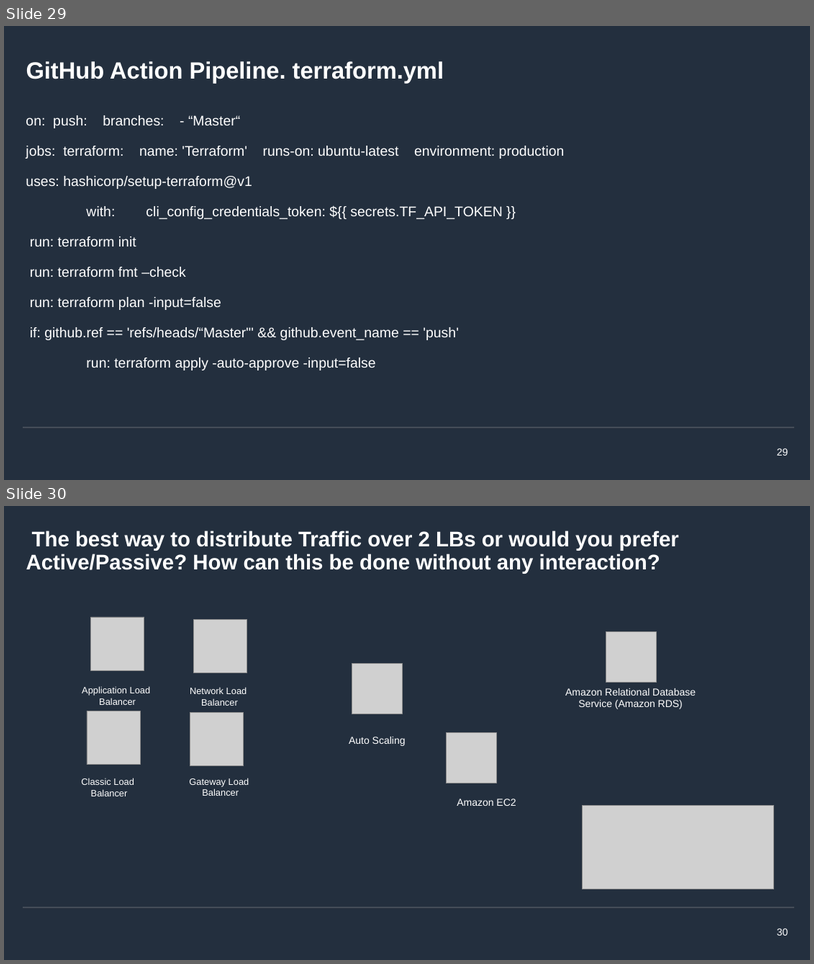
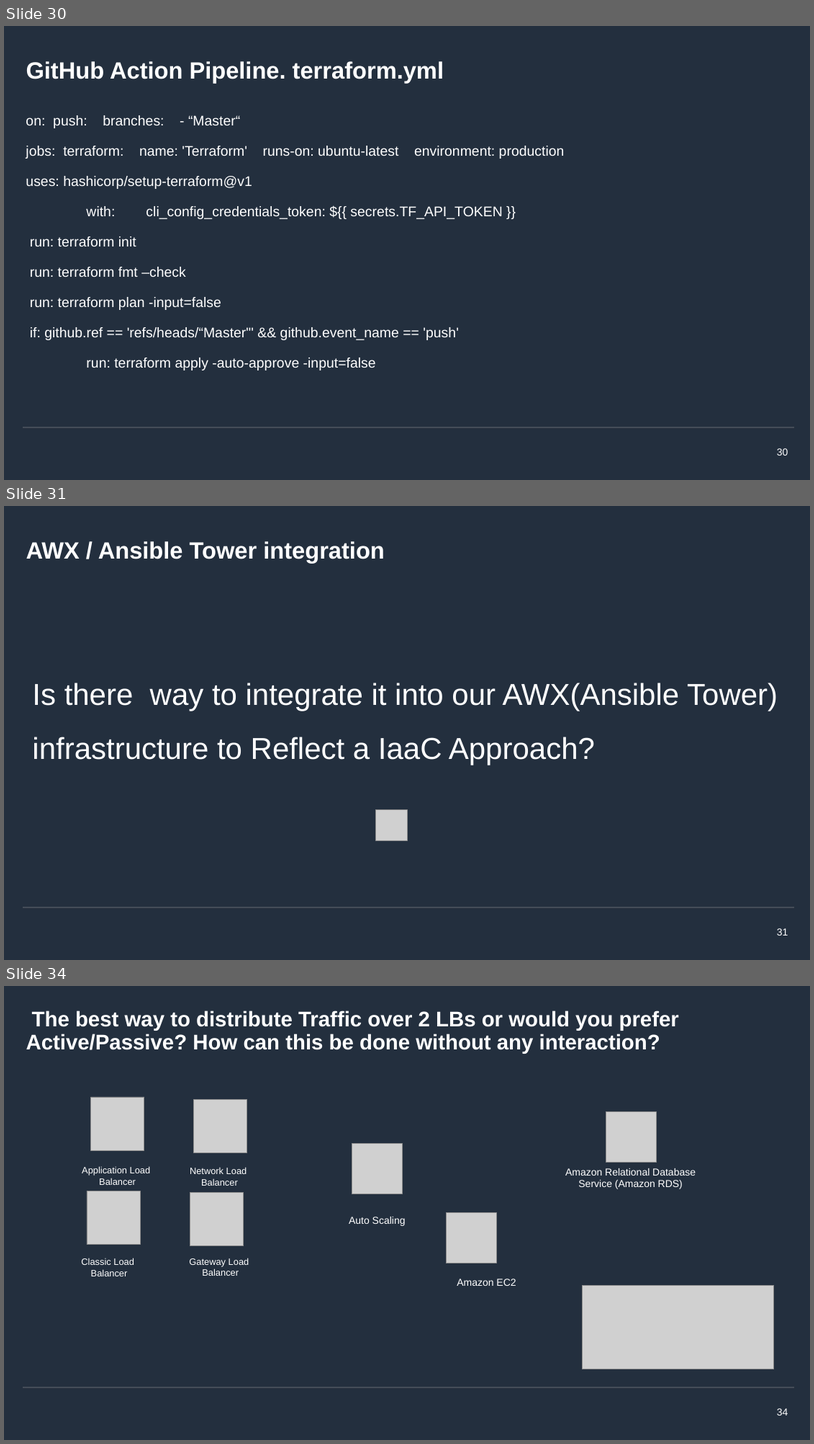
Before and after one commit to mcrucovschii/SmallEnvironment, a slide deck: Crucovschii-AWS-SmallEnvironment.pptx. Shown one above the other, each under a label of ours: slides 29 and 30 before the commit, slides 30, 31 and 34 after it; the slides between them are not shown. The pictures are 814x964 and 814x1444 pixels, drawn with LibreOffice and Linux fonts; fonts in the diff are those of the drawing; grey boxes stand for pictures; background and template pictures are left out. Boxes give left, top, right and bottom in pixels: in the first picture for what was removed or moved away, otherwise in the second. Text is boxed around its words. In the diff, an @@ line names an element or a change of style, - is before the commit and + after.

```diff
--- a/Crucovschii-AWS-SmallEnvironment.pptx
+++ b/Crucovschii-AWS-SmallEnvironment.pptx
@@ slide 31 added at (x1=4, y1=506, x2=810, y2=960), background #232F3E; not listed: 2 template elements that a slide beside it also shows @@
@@ title added at (x1=26, y1=541, x2=384, y2=563), 28 pt, text #FFFFFF, bold @@
+AWX / Ansible Tower integration
@@ text added at (x1=32, y1=682, x2=778, y2=765), 36 pt, text #FFFFFF @@
+Is there way to integrate it into our AWX(Ansible Tower) infrastructure to Reflect a IaaC Approach?
@@ picture added at (x1=376, y1=810, x2=407, y2=841) @@
@@ page number added at (x1=777, y1=928, x2=789, y2=935), 12 pt, text #FFFFFF @@
+31
@@ what was slide 29 is now slide 30 @@
@@ page number at (x1=777, y1=448, x2=789, y2=455): text changed @@
-29
+30
@@ what was slide 30 is now slide 34 @@
@@ page number at (x1=777, y1=1408, x2=789, y2=1415): text changed @@
-30
+34
```
Also in this commit, not shown: 11 slides changed, 3 other slides added, 1 other file.
